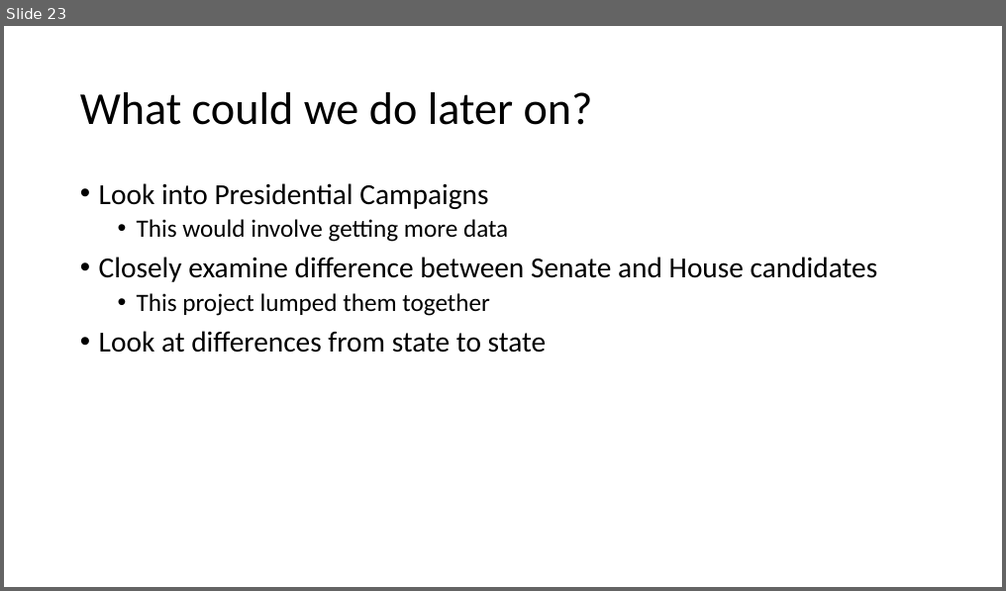
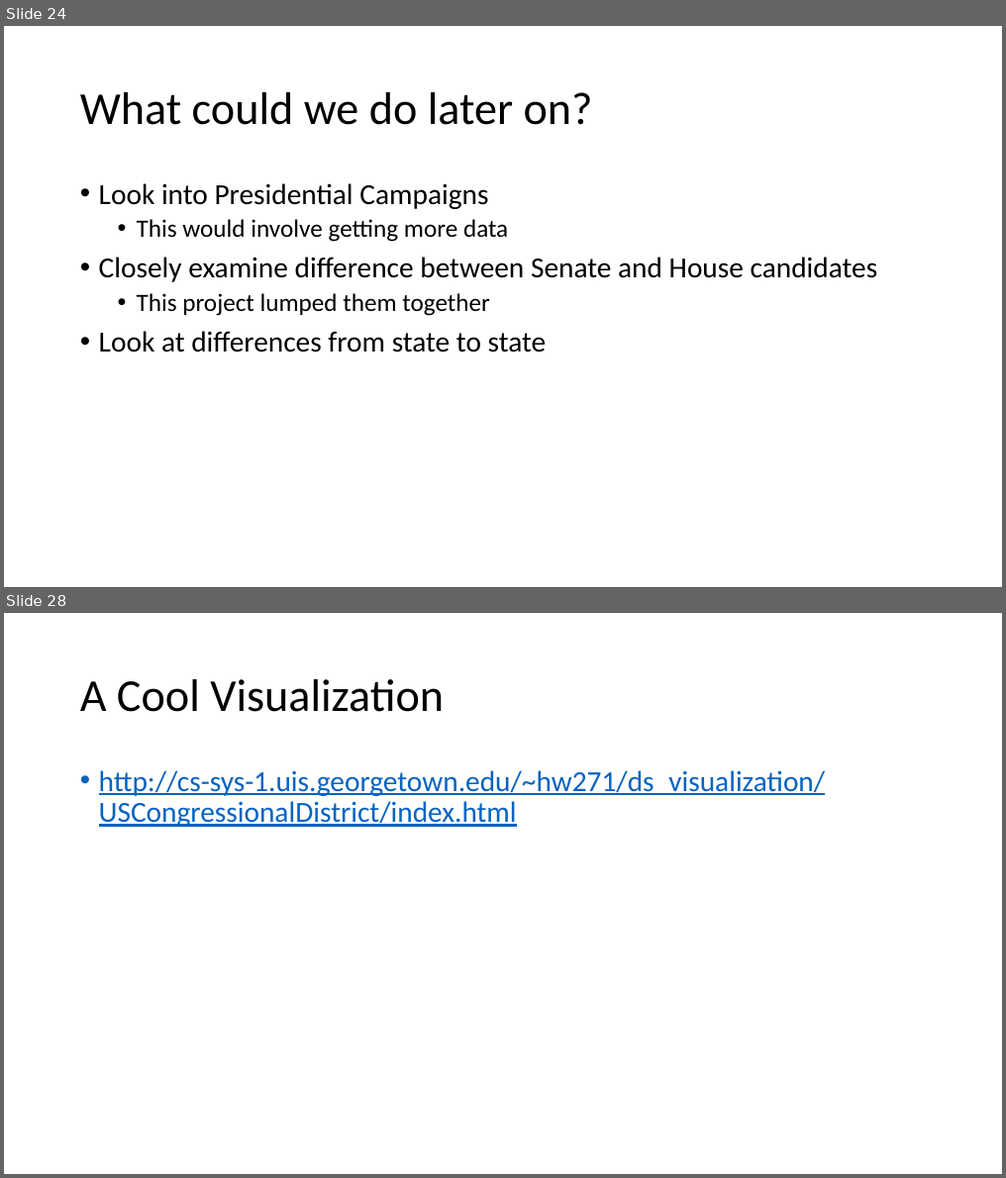
Before and after one commit to arifyali/50-percent-Chance-of-Awesome, a slide deck: Combined Slidedeck.pptx. Shown one above the other, each under a label of ours: slide 23 before the commit, slides 24 and 28 after it; the slides between them are not shown. The pictures are 1006x591 and 1006x1178 pixels, drawn with LibreOffice and Linux fonts; fonts in the diff are those of the drawing. Boxes give left, top, right and bottom in pixels: in the first picture for what was removed or moved away, otherwise in the second. Text is boxed around its words. In the diff, an @@ line names an element or a change of style, - is before the commit and + after.

```diff
--- a/Combined Slidedeck.pptx
+++ b/Combined Slidedeck.pptx
@@ slide 28 added at (4,613,1002,1174), background #FFFFFF @@
@@ title added at (80,679,444,712), 44 pt, text #000000 @@
+A Cool Visualization
@@ text added at (99,770,826,827), 28 pt, text #0563C1, underline @@
+• http://cs-sys-1.uis.georgetown.edu/~hw271/ds_visualization/USCongressionalDistrict/index.html
@@ what was slide 23 is now slide 24 @@
```
Also in this commit, not shown: 3 slides changed, 5 other slides added, 1 slide removed.
